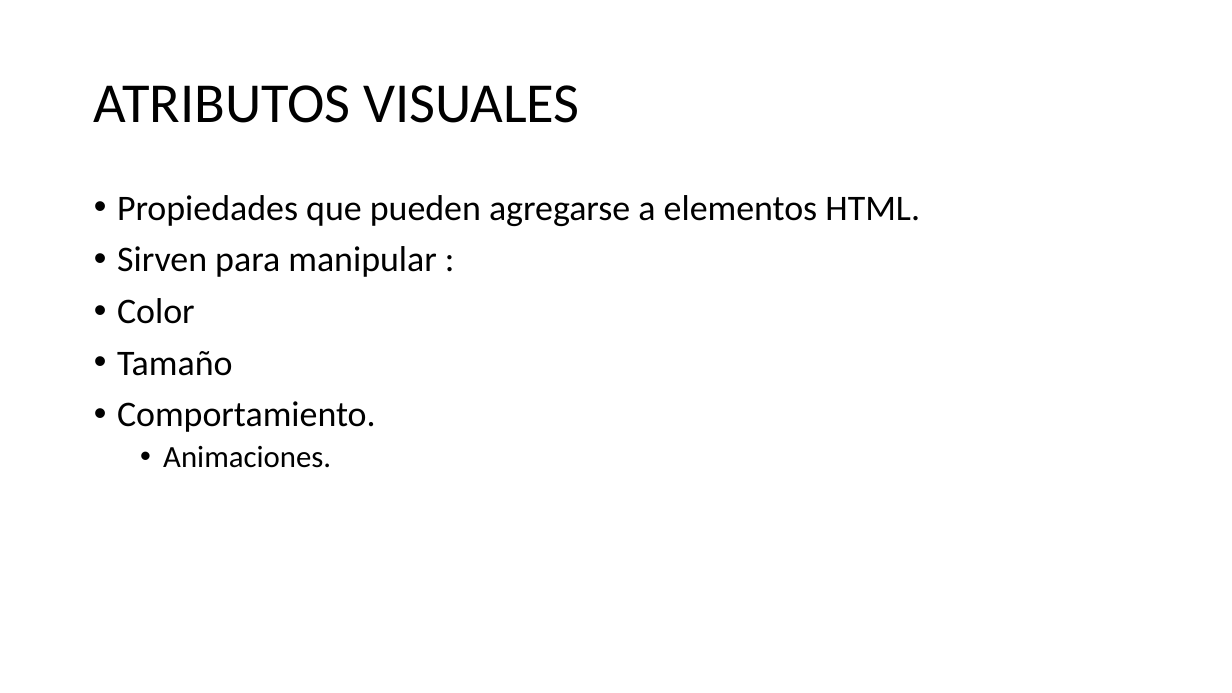
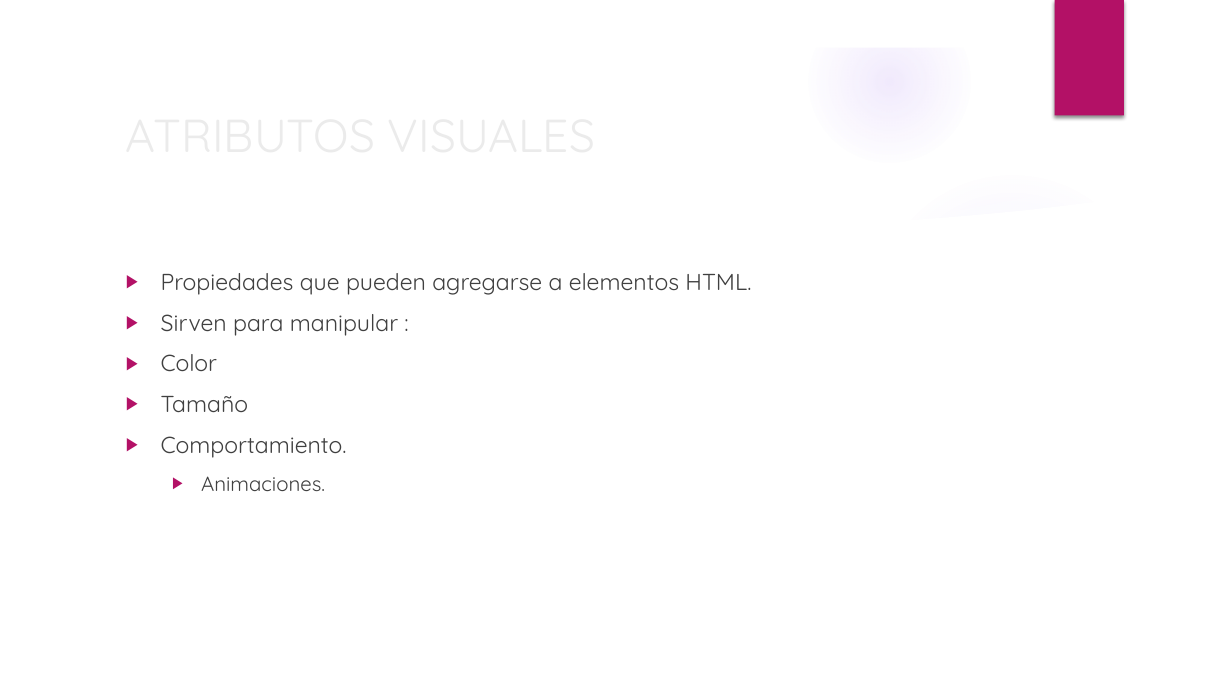
Before and after one commit to stealth14/Web-Transicion-Gradiente, a slide deck: slide 2 of diapositivas CSS.pptx. Drawn at 1232x693 pixels with LibreOffice and Linux fonts; fonts in the diff are those of the drawing; background and template pictures are left out. Boxes give left, top, right and bottom in pixels: in the first picture for what was removed or moved away, otherwise in the second. Text is boxed around its words. In the diff, an @@ line names an element or a change of style, - is before the commit and + after.

```diff
--- a/diapositivas CSS.pptx
+++ b/diapositivas CSS.pptx
@@ group added at (0,0,1232,693): 4 ellipses, 3 freeform shapes @@
@@ rectangle added at (1055,0,1124,116), fill #B31166 @@
@@ title "ATRIBUTOS VISUALES": place and size @@
-title "ATRIBUTOS VISUALES" at (94,85,579,123)
+title "ATRIBUTOS VISUALES" at (116,98,1002,169)
@@ title "ATRIBUTOS VISUALES" at (116,98,1002,169): size 44 to 36 pt, font Calibri to Quicksand, text colour #000000 to #EBEBEB; line spacing 0.9 to 1 @@
@@ text "Propiedades que pueden agregarse a ...": place and size @@
-text "Propiedades que pueden agregarse a ..." at (117,195,920,468)
+text "Propiedades que pueden agregarse a ..." at (161,273,751,491)
@@ text "Propiedades que pueden agregarse a ..." at (161,273,751,491): size 28 to 18 pt in "Propiedades que pueden agregarse a elementos HTML.", "Sirven para manipular :", "Color", "Tamaño" and 1 more places; font Calibri to Quicksand, text colour #000000 to #404040; size 24 to 16 pt in "Animaciones."; bullet • to ▶; line spacing 0.9 to 1; more space between paragraphs @@
```
Also in this commit, not shown: 2 other slides changed, 1 slide added, 1 other file.
